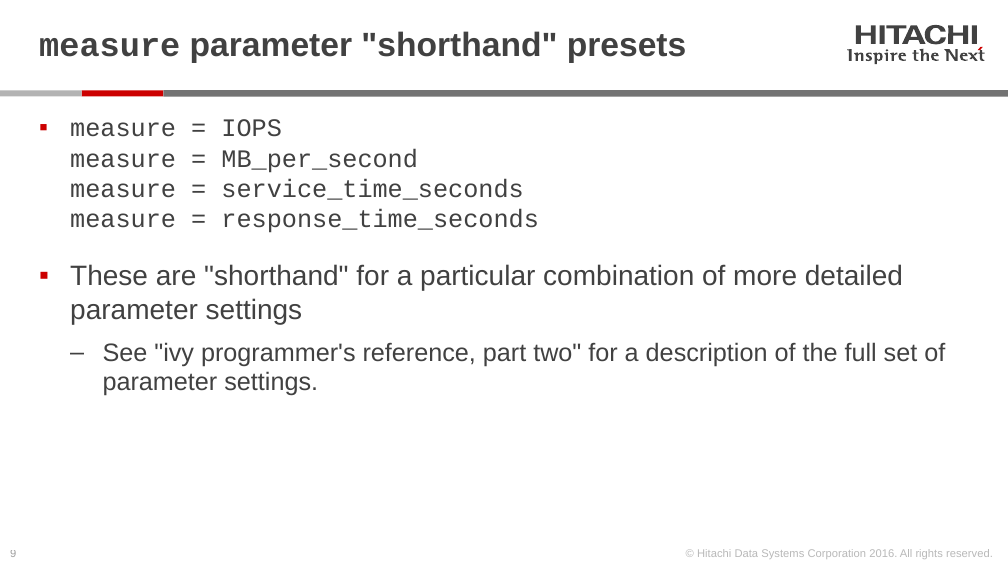
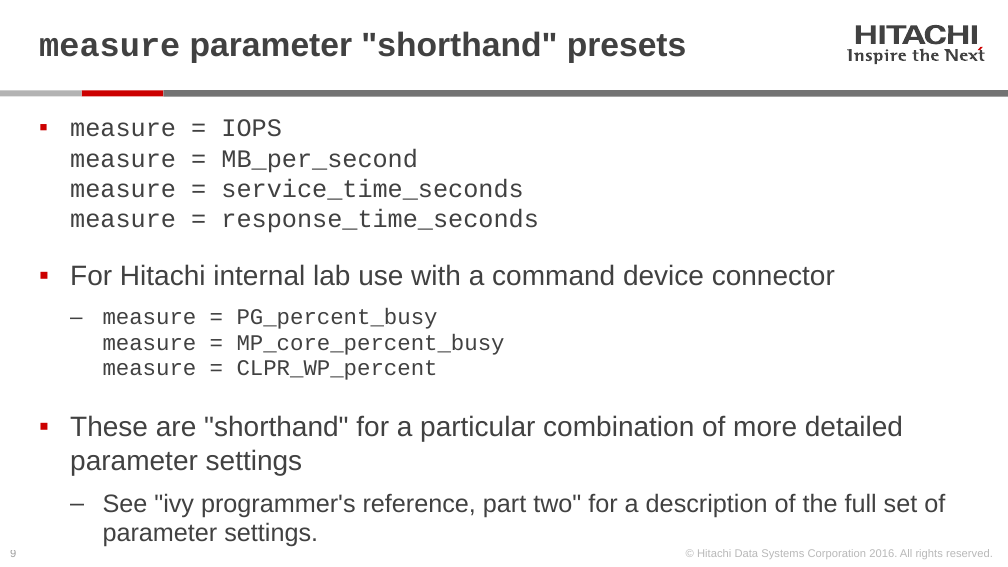
Before and after one commit to Hitachi-Data-Systems/ivy, a slide deck: slide 9 of doc/Introduction_to_ivy.pptx. Drawn at 1008x567 pixels with LibreOffice and Linux fonts; fonts in the diff are those of the drawing. Boxes give left, top, right and bottom in pixels: in the first picture for what was removed or moved away, otherwise in the second. Text is boxed around its words. In the diff, an @@ line names an element or a change of style, - is before the commit and + after.

```diff
--- a/doc/Introduction_to_ivy.pptx
+++ b/doc/Introduction_to_ivy.pptx
@@ text at (x1=70, y1=264, x2=835, y2=380): paragraphs added @@
+▪ For Hitachi internal lab use with a command device connector
+  ‒ measure = PG_percent_busy
+    measure = MP_core_percent_busy
+    measure = CLPR_WP_percent
```
Also in this commit, not shown: 5 other slides changed, 2 slides removed, 3 other files.
